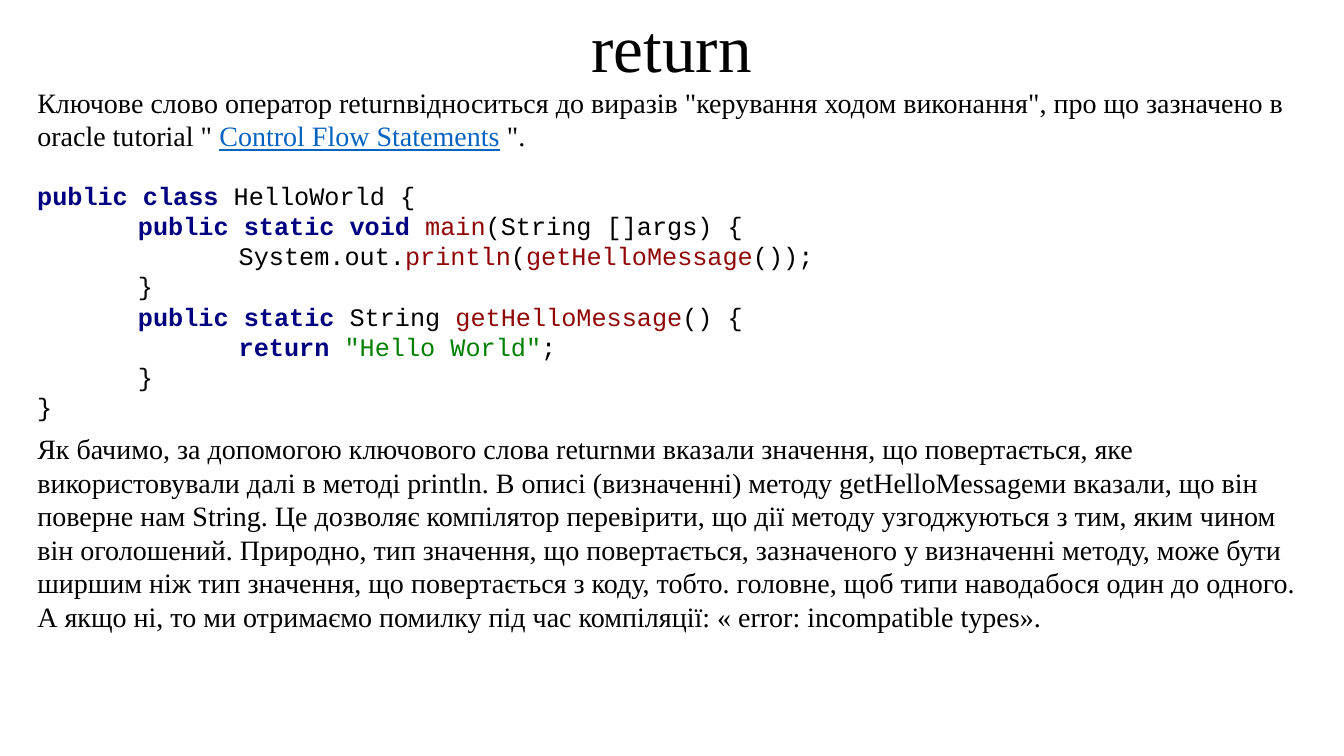
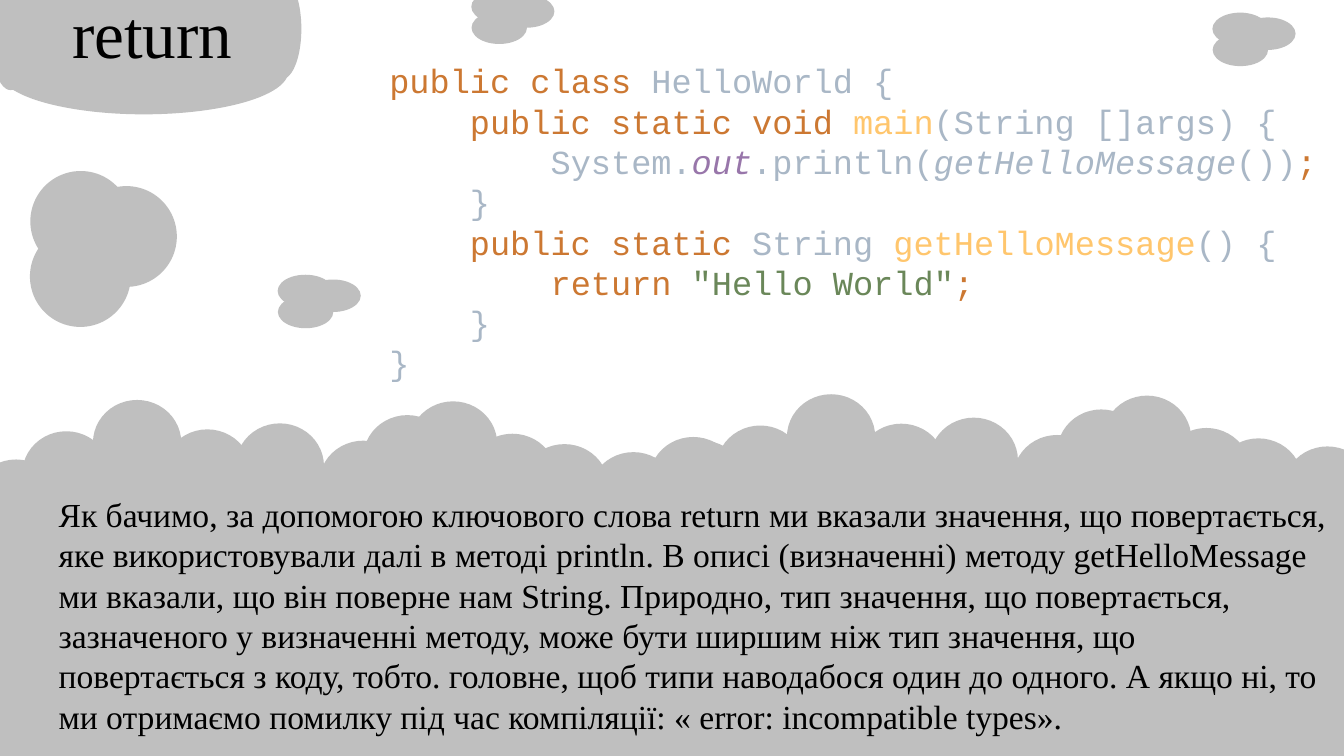
Before and after one commit to arg3ntuum/JavaCourse, a slide deck: slide 7 of Java Урок 5 Методи.pptx (slide 8 before the commit). Drawn at 1344x756 pixels with LibreOffice and Linux fonts; fonts in the diff are those of the drawing. Boxes give left, top, right and bottom in pixels: in the first picture for what was removed or moved away, otherwise in the second. Text is boxed around its words. In the diff, an @@ line names an element or a change of style, - is before the commit and + after.

```diff
--- a/Java Урок 5 Методи.pptx
+++ b/Java Урок 5 Методи.pptx
@@ text "return": place and size @@
-text "return" at (592, 34, 752, 73)
+text "return" at (72, 20, 232, 59)
@@ group added at (0, 0, 301, 115): 4 ellipses @@
@@ ellipse added at (472, 0, 527, 23), fill #BFBFBF @@
@@ ellipse added at (472, 11, 527, 43), fill #BFBFBF @@
@@ ellipse added at (499, 0, 555, 27), fill #BFBFBF @@
@@ ellipse added at (1213, 13, 1268, 45), fill #BFBFBF @@
@@ ellipse added at (1240, 17, 1296, 49), fill #BFBFBF @@
@@ text "public class HelloWorld { public ..." at (389, 69, 1317, 301): vertical alignment top to middle @@
@@ ellipse added at (1213, 33, 1268, 66), fill #BFBFBF @@
@@ text at (389, 69, 1317, 301): text changed; size 18 to 24 pt; text colour #000000 to #A9B7C6 @@
-public class HelloWorld {
-public static void main(String []args) {
-System.out.println(getHelloMessage());
-}
-public static String getHelloMessage() {
-return "Hello World";
-}
-}
+public class HelloWorld {
+public static void main(String []args) {
+System.out.println(getHelloMessage());
+}
+public static String getHelloMessage() {
+return "Hello World";
+}
+}
@@ text removed at (37, 94, 1283, 151) @@
-Ключове слово оператор returnвідноситься до виразів "керування ходом виконання", про що зазначено в oracle tutorial " Control Flow Statements ".
@@ ellipse added at (30, 171, 131, 272), fill #BFBFBF @@
@@ ellipse added at (76, 187, 176, 287), fill #BFBFBF @@
@@ ellipse added at (30, 226, 131, 327), fill #BFBFBF @@
@@ ellipse added at (277, 275, 333, 308), fill #BFBFBF @@
@@ ellipse added at (278, 295, 334, 328), fill #BFBFBF @@
@@ ellipse added at (306, 279, 361, 312), fill #BFBFBF @@
@@ group added at (0, 400, 818, 545): 13 ellipses @@
@@ rectangle added at (0, 467, 1344, 756), fill #BFBFBF @@
@@ group added at (649, 394, 1344, 539): 12 ellipses @@
@@ text at (59, 503, 1326, 735): text changed; size 20 to 24 pt @@
-Як бачимо, за допомогою ключового слова returnми вказали значення, що повертається, яке використовували далі в методі println. В описі (визначенні) методу getHelloMessageми вказали, що він поверне нам String. Це дозволяє компілятор перевірити, що дії методу узгоджуються з тим, яким чином він оголошений. Природно, тип значення, що повертається, зазначеного у визначенні методу, може бути ширшим ніж тип значення, що повертається з коду, тобто. головне, щоб типи наводабося один до одного. А якщо ні, то ми отримаємо помилку під час компіляції: « error: incompatible types».
+Як бачимо, за допомогою ключового слова return ми вказали значення, що повертається, яке використовували далі в методі println. В описі (визначенні) методу getHelloMessage ми вказали, що він поверне нам String. Природно, тип значення, що повертається, зазначеного у визначенні методу, може бути ширшим ніж тип значення, що повертається з коду, тобто. головне, щоб типи наводабося один до одного. А якщо ні, то ми отримаємо помилку під час компіляції: « error: incompatible types».
```
Also in this commit, not shown: 9 other slides changed, 2 slides added, 11 slides removed, 1 other file.
